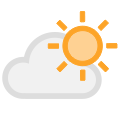
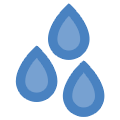
Comparing the layer stacks of the two w=120, h=120 images. Changes:
hid group "Mostly-sunny-day.png" (7 layers) over [2, 11, 117, 99]
painted on "cloud copy" (2nd of 6, in "Mostly-sunny-day.png" › "Cloud") over [2, 32, 102, 99]
painted on "cloud copy 2" (2nd of 6, in "Mostly-sunny-day.png" › "Cloud") over [2, 32, 101, 98]
showed group "Mist.png" (3 layers) over [16, 3, 104, 117]
"small mist copy": opacity 50% → 75% over [16, 3, 104, 117]
